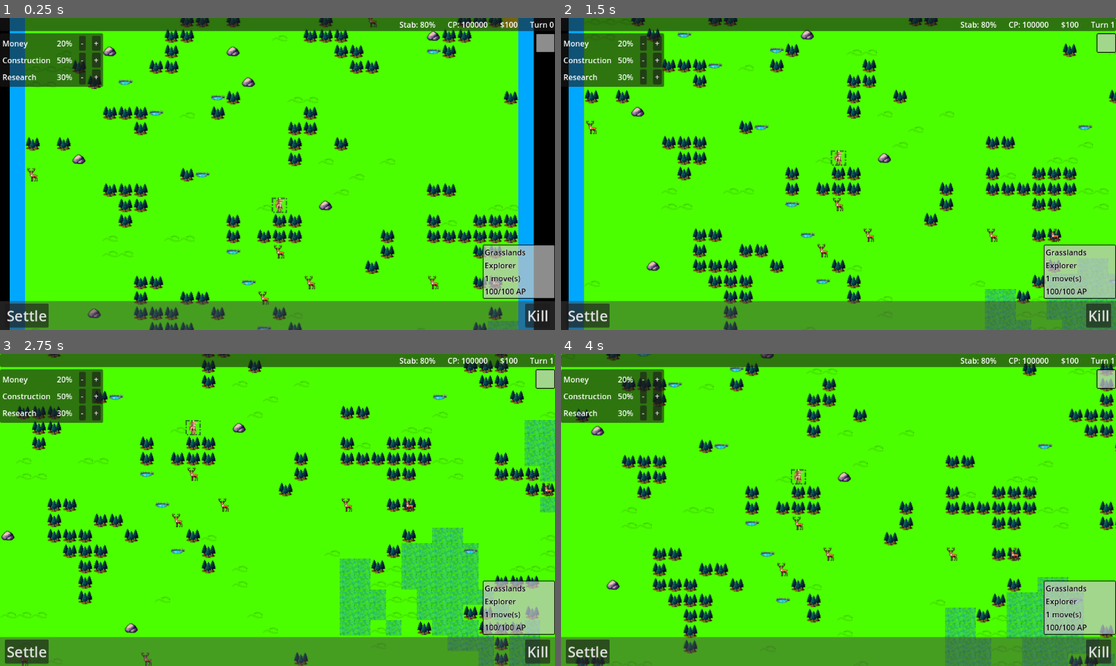
Above: before the commit, frames 1-4 (two rows, left to right).
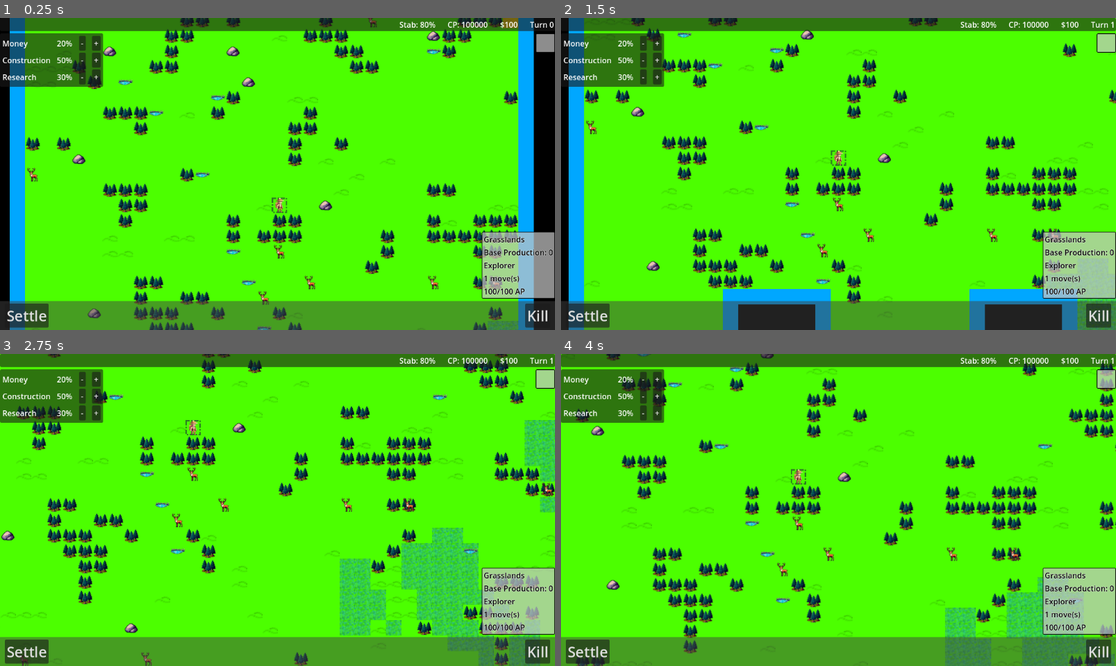
Above: after the commit, the same moments.

Repository: Griiimon/Tides-of-Industry
Game: Godot game, scene res://game.tscn
The game is run twice, just before and just after one commit, with the same random seed, the same clock (stepped at 60 frames per second) and the same inputs.
Inputs (mouse positions are in pixels of both pictures, inside the frame that each line leads up to):
- Up to frame 1 (0.25 s): no input
- Up to frame 2 (1.5 s): tap Enter (next_turn) at 0.5 s; move the mouse to (960, 158) at 0.52 s; hold Right (ui_right) 0.53-1.28 s; tap B (build_mode) at 0.6 s; click (960, 158) at 0.67 s; move the mouse to (727, 189) at 1.27 s; hold Down (ui_down) from 1.28 s (still down); tap Space (end_unit_turn) at 1.35 s; click (727, 189) at 1.42 s
- Up to frame 3 (2.75 s): move the mouse to (333, 441) at 2.02 s; release Down (ui_down) at 2.03 s; hold Right (ui_right) from 2.03 s (still down); tap Enter (next_turn) at 2.1 s; click (333, 441) at 2.17 s
- Up to frame 4 (4 s): move the mouse to (810, 572) at 2.77 s; release Right (ui_right) at 2.78 s; hold Up (ui_up) 2.78-3.53 s; tap Page Up (zoom_in) at 2.85 s; click (810, 572) at 2.92 s; move the mouse to (1005, 556) at 3.52 s; hold Left (ui_left) from 3.53 s (still down); tap Page Down (zoom_out) at 3.6 s; click (1005, 556) at 3.67 s

The runs differ from the first frame. In frame 1, 1.1% of the frame differs, in the area x 86-100%, y 68-90%; in frame 2, 6.2%, in the area x 29-100%, y 34-100%; in frame 3, 1.1%; in frame 4, 1.1%.

Commit message:
updates

Diff:
--- a/core/game states/upgrade_state.gd
+++ b/core/game states/upgrade_state.gd
@@ -12,13 +12,19 @@
 					var world: World= state_machine.world
 					var mouse_tile: Vector2i= world.get_mouse_tile()
 					if not world.has_building(mouse_tile): return
+
 					var building: Building= world.get_building(mouse_tile)
 					var tier: int= world.get_building_level(mouse_tile)
 					if not building.can_upgrade_from(tier): return
+
 					var empire_state: EmpireState= GameData.get_empire_state()
+					if not empire_state.is_building_unlocked(BuildingTier.new(building, tier + 1)):
+						return
+
 					var upgrade_cost: int= building.get_upgrade_cost(tier)
 					if not empire_state.has_construction_points(upgrade_cost):
 						return
+
 					empire_state.spend_construction_points(upgrade_cost)
 					world.upgrade_building(mouse_tile)
 				#MOUSE_BUTTON_RIGHT:
--- a/core/global/signal_manager.gd
+++ b/core/global/signal_manager.gd
@@ -10,6 +10,7 @@
 signal production_yields_updated(yields: ProductionYields)
 
 signal start_research(technology: Technology)
+signal technology_researched(technology: Technology)
 signal no_research_selected
 
 signal player_unit_selected(unit: UnitInstance)
@@ -20,3 +21,5 @@
 signal building_constructed(tile: Vector2i)
 signal building_upgraded(tile: Vector2i)
 signal display_building_log(building_log: BuildingLog)
+
+signal world_ticked
--- /dev/null
+++ b/core/resources/empire/building_tier.gd
@@ -0,0 +1,16 @@
+class_name BuildingTier
+extends Resource
+
+@export var building: Building
+@export var tier: int
+
+
+
+func _init(_building: Building= null, _tier: int= 0) -> void:
+	building= _building
+	tier= _tier
+
+
+func is_at_least(building_tier: BuildingTier)-> bool:
+	if building != building_tier.building: return false
+	return tier >= building_tier.tier
--- /dev/null
+++ b/core/resources/empire/building_tier_collection.gd
@@ -0,0 +1,4 @@
+class_name BuildingTierCollection
+extends Resource
+
+@export var building_tiers: Array[BuildingTier]
--- a/core/resources/empire/empire.gd
+++ b/core/resources/empire/empire.gd
@@ -26,7 +26,7 @@
 		state.research_progress+= yields.calculate(ProductionYields.Type.RESEARCH, total_production)
 
 		if state.research_progress >= state.current_research.get_research_cost():
-			state.research_finished()
+			state.research_finished(state.current_research)
 			state.current_research= null
 	else:
 		SignalManager.no_research_selected.emit()
--- a/core/resources/empire/empire_state.gd
+++ b/core/resources/empire/empire_state.gd
@@ -10,6 +10,7 @@
 @export_storage var current_research: TechnologyLevel
 @export_storage var research_progress: float
 @export_storage var unlocked_technologies: Array[TechnologyLevel]
+@export_storage var unlocked_buildings: Array[BuildingTier]
 
 @export_storage var active_modifiers: Array[ActiveEmpireModifierEffect]
 
@@ -22,12 +23,40 @@
 	return false
 
 
-func research_finished():
+func start_research(technology: Technology):
+	current_research= TechnologyLevel.new(technology, get_technology_level(technology) + 1)
+	SignalManager.start_research.emit(technology)
+
+
+func research_finished(research: TechnologyLevel):
+	var has_technology: bool= false
 	for unlocked in unlocked_technologies:
-		if unlocked.technology == current_research.technology:
+		if unlocked.technology == research.technology:
 			unlocked.level+= 1
-			return
-	unlocked_technologies.append(current_research)
+			has_technology= true
+			break
+
+	if not has_technology:
+		unlocked_technologies.append(research.duplicate())
+
+
+	for unlocked in research.technology.unlocks_buildings[research.level].building_tiers:
+		unlock_building(unlocked)
+
+	for modifier_collection in research.technology.passive_modifiers:
+		add_modifiers(modifier_collection)
+
+	unlocked_technologies.append(research)
+	SignalManager.technology_researched.emit(research)
+
+
+func add_modifier(modifier: BaseEmpireModifierEffect):
+	active_modifiers.append(modifier)
+
+
+func add_modifiers(collection: EmpireModifierEffectCollection):
+	for modifier in collection.effects:
+		add_modifier(modifier)
 
 
 func apply_modifiers(type: BaseEmpireModifierEffect.Type, base_value: int)-> int:
@@ -45,9 +74,40 @@
 	construction_points-= cost
 
 
+func unlock_building(building_tier: BuildingTier):
+	for unlocked in unlocked_buildings:
+		if unlocked.building == building_tier.building:
+			unlocked.tier= max(unlocked.tier, building_tier.tier)
+			return
+	unlocked_buildings.append(building_tier)
+
+
 func can_afford(cost: int)-> bool:
 	return money >= cost
 
 
 func has_construction_points(cost: int)-> bool:
 	return construction_points >= cost
+
+
+func is_building_unlocked(building_tier: BuildingTier)-> bool:
+	for unlocked in unlocked_buildings:
+		if unlocked.is_at_least(building_tier):
+			return true
+	return false
+
+
+func get_technology_level(technology: Technology)-> int:
+	for tech_level in unlocked_technologies:
+		if tech_level.technology == technology:
+			return tech_level.level
+	return 0
+
+
+func get_research_cost()-> int:
+	return current_research.technology.costs[current_research.level]
+
+
+func get_research_progress_ratio()-> float:
+	if not current_research: return 0.0
+	return float(research_progress) / get_research_cost()
--- a/core/resources/empire/technology.gd
+++ b/core/resources/empire/technology.gd
@@ -5,6 +5,7 @@
 @export var required_tech: TechnologyLevel
 
 @export var passive_modifiers: Array[EmpireModifierEffectCollection]
+@export var unlocks_buildings: Array[BuildingTierCollection]
 @export var enables_political_views: Array[PoliticalView]
 
 @export var desc: String
--- a/core/resources/empire/technology_level.gd
+++ b/core/resources/empire/technology_level.gd
@@ -4,6 +4,11 @@
 @export var technology: Technology
 @export var level: int
 
+
+
+func _init(_technology: Technology= null, _level: int= 0):
+	technology= _technology
+	level= _level
 
 
 func is_at_least(tech_level: TechnologyLevel)-> bool:
--- a/core/ui/action_bar_panel_container.gd
+++ b/core/ui/action_bar_panel_container.gd
@@ -10,7 +10,13 @@
 
 @onready var build_button: Button = %"Build Button"
 @onready var research_button: Button = %"Research Button"
+@onready var research_progress_bar: ProgressBar = %"Research ProgressBar"
 
+
+
+func _ready() -> void:
+	SignalManager.start_research.connect(update_research_progress.unbind(1))
+	SignalManager.world_ticked.connect(update_research_progress)
 
 
 func untoggle_build_button():
@@ -19,6 +25,10 @@
 
 func untoggle_research_button():
 	research_button.button_pressed= false
+
+
+func update_research_progress():
+	research_progress_bar.value= GameData.get_empire_state().get_research_progress_ratio()
 
 
 func _on_build_button_toggled(toggled_on: bool) -> void:
--- a/core/ui/action_bar_panel_container.tscn
+++ b/core/ui/action_bar_panel_container.tscn
@@ -9,6 +9,9 @@
 content_margin_left = 3.0
 content_margin_right = 3.0
 bg_color = Color(0.769432, 0.769432, 0.769432, 1)
+
+[sub_resource type="StyleBoxFlat" id="StyleBoxFlat_pggos"]
+bg_color = Color(0.254902, 0.690196, 0.0862745, 1)
 
 [node name="Action Bar PanelContainer" type="PanelContainer"]
 anchors_preset = 12
@@ -61,6 +64,20 @@
 toggle_mode = true
 text = "Research"
 
+[node name="Research ProgressBar" type="ProgressBar" parent="MarginContainer/HBoxContainer/Research Button"]
+unique_name_in_owner = true
+layout_mode = 1
+anchors_preset = 12
+anchor_top = 1.0
+anchor_right = 1.0
+anchor_bottom = 1.0
+offset_top = -4.0
+grow_horizontal = 2
+grow_vertical = 0
+theme_override_styles/fill = SubResource("StyleBoxFlat_pggos")
+max_value = 1.0
+show_percentage = false
+
 [node name="Factions Button" type="Button" parent="MarginContainer/HBoxContainer"]
 layout_mode = 2
 theme_override_font_sizes/font_size = 30
--- a/core/ui/building_list_panel_container.gd
+++ b/core/ui/building_list_panel_container.gd
@@ -8,6 +8,9 @@
 
 
 func _ready() -> void:
+	# TODO unbind correct use?
+	SignalManager.technology_researched.connect(populate.unbind(1))
+
 	populate()
 
 
@@ -22,7 +25,8 @@
 
 		for tier in 3:
 			if tier < building.get_max_level():
-				UIUtils.add_button(content, str("Tier ", tier + 1), on_build.bind(building, tier))
+				var button: Button= UIUtils.add_button(content, str("Tier ", tier + 1), on_build.bind(building, tier))
+				button.disabled= not GameData.get_empire_state().is_building_unlocked(BuildingTier.new(building, tier))
 			else:
 				UIUtils.add_empty(content)
 
--- a/core/ui/research_popup.gd
+++ b/core/ui/research_popup.gd
@@ -23,8 +23,12 @@
 			unavailable_techs.append(technology)
 			continue
 
-		UIUtils.add_label(content_container, get_tech_label(technology, empire_state))
-		UIUtils.add_button(content_container, "Research", on_research_pressed, [ technology ])
+		var label: Label= UIUtils.add_label(content_container, get_tech_label(technology, empire_state))
+		if empire_state.current_research and empire_state.current_research.technology == technology:
+			label.add_theme_color_override("font_color", Color.GREEN)
+			UIUtils.add_button(content_container, "Researching").disabled= true
+		else:
+			UIUtils.add_button(content_container, "Research", on_research_pressed, [ technology ])
 
 	for technology in unavailable_techs:
 		UIUtils.add_label(content_container, get_tech_label(technology, empire_state)).modulate= Color.INDIAN_RED
@@ -32,7 +36,8 @@
 
 
 func on_research_pressed(technology: Technology):
-	SignalManager.start_research.emit(technology)
+	GameData.get_empire_state().start_research(technology)
+	request_close.emit()
 
 
 func get_tech_label(technology: Technology, empire_state: EmpireState)-> String:
--- a/core/ui/tile_info_panel_container.gd
+++ b/core/ui/tile_info_panel_container.gd
@@ -4,13 +4,15 @@
 @onready var building_label: Label = %"Building Label"
 @onready var terrain_label: Label = %"Terrain Label"
 @onready var feature_label: Label = %"Feature Label"
+@onready var raw_material_label: Label = %"Raw Material Label"
+@onready var production_label: Label = %"Production Label"
 @onready var unit_label: Label = %"Unit Label"
 @onready var unit_moves_label: Label = %"Unit Moves Label"
 @onready var unit_ap_label: Label = %"Unit AP Label"
 
 
 
-func update(building: Building, terrain: Terrain, feature: TerrainFeature, unit: UnitInstance):
+func update(building: Building, terrain: Terrain, feature: TerrainFeature, raw_material: RawMaterial, total_production: int, unit: UnitInstance):
 	if building:
 		building_label.text= building.get_display_name()
 		building_label.show()
@@ -28,6 +30,14 @@
 	else:
 		feature_label.hide()
 
+	if raw_material:
+		raw_material_label.text= raw_material.get_display_name()
+		raw_material_label.show()
+	else:
+		raw_material_label.hide()
+
+	production_label.text= str("Base Production: ", total_production)
+
 	if unit:
 		unit_label.text= unit.type.get_display_name()
 		unit_moves_label.text= str(unit.moves_left, " move(s)")
--- a/core/ui/tile_info_panel_container.tscn
+++ b/core/ui/tile_info_panel_container.tscn
@@ -62,6 +62,17 @@
 layout_mode = 2
 label_settings = SubResource("LabelSettings_aevw6")
 
+[node name="Raw Material Label" type="Label" parent="MarginContainer/VBoxContainer"]
+unique_name_in_owner = true
+visible = false
+layout_mode = 2
+label_settings = SubResource("LabelSettings_aevw6")
+
+[node name="Production Label" type="Label" parent="MarginContainer/VBoxContainer"]
+unique_name_in_owner = true
+layout_mode = 2
+label_settings = SubResource("LabelSettings_aevw6")
+
 [node name="Unit Label" type="Label" parent="MarginContainer/VBoxContainer"]
 unique_name_in_owner = true
 visible = false
--- a/core/ui/ui.gd
+++ b/core/ui/ui.gd
@@ -59,7 +59,9 @@
 
 
 func show_tile_info(tile: Vector2i):
-	tile_info_container.update(world.get_building(tile), world.get_terrain(tile), world.get_feature(tile), world.get_unit(tile))
+	tile_info_container.update(world.get_building(tile), world.get_terrain(tile), world.get_feature(tile),\
+			world.get_raw_material(tile), world.get_tile_base_production(tile), world.get_unit(tile))
+
 	if FLOATING_TILE_INFO_CONTAINER:
 		tile_info_container.position= get_viewport().get_mouse_position() + Vector2(20, 20)
 	tile_info_container.show()
--- a/core/world/world.gd
+++ b/core/world/world.gd
@@ -52,7 +52,7 @@
 
 	clear_tilemaps()
 	#generate_chunk(Vector2i.ZERO)
-	generate_radius(Vector2i.ZERO, initial_radius)
+	generate_radius(Vector2i.ZERO, initial_radius, false)
 
 
 func tick():
@@ -65,8 +65,10 @@
 	for unit in all_units:
 		unit.reset_moves()
 
-
-func generate_chunk(chunk_coords: Vector2i):
+	SignalManager.world_ticked.emit()
+
+
+func generate_chunk(chunk_coords: Vector2i, non_blocking: bool= true):
 	var coast_id: int= GameData.terrains.find(coast_terrain)
 	var sea_id: int= GameData.terrains.find(sea_terrain)
 	var world_offset: Vector2i= chunk_coords * chunk_size
@@ -97,6 +99,8 @@
 						if id == -1 or id == sea_id:
 							tile_map_terrain_ids.set_cell(neighbor_coords, coast_id, Vector2i.ZERO)
 							tile_map_terrain.set_cells_terrain_connect([neighbor_coords], 0, terrain_index_lookup[coast_terrain], false)
+		if non_blocking:
+			await get_tree().process_frame
 
 	#if has_chunk(chunk_coords + Vector2i.DOWN):
 		#for x in chunk_size:
@@ -120,20 +124,22 @@
 				tile_map_resources.set_cell(world_coords, 0, raw_material.atlas_coords)
 				tile_map_resources_discovered.set_cell(world_coords, 0, Vector2i.ZERO)
 
+		if non_blocking:
+			await get_tree().process_frame
 
 	generated_chunks.append(chunk_coords)
 
 
-func generate_rect(rect: Rect2i):
+func generate_rect(rect: Rect2i, non_blocking: bool= true):
 	for x in range(rect.position.x, rect.position.x + rect.size.x, chunk_size):
 		for y in range(rect.position.y, rect.position.y + rect.size.y, chunk_size):
 			var chunk_coords: Vector2i= get_chunk_coords(Vector2i(x, y))
 			if not has_chunk(chunk_coords):
-				generate_chunk(chunk_coords)
-
-
-func generate_radius(center: Vector2i, radius: int):
-	generate_rect(Rect2i(center - Vector2i.ONE * radius, center + Vector2i.ONE * radius * 2))
+				generate_chunk(chunk_coords, non_blocking)
+
+
+func generate_radius(center: Vector2i, radius: int, non_blocking: bool= true):
+	generate_rect(Rect2i(center - Vector2i.ONE * radius, center + Vector2i.ONE * radius * 2), non_blocking)
 
 
 func spawn_building(building: Building, tier: int, tile: Vector2i):
@@ -389,6 +395,18 @@
 	return GameData.raw_material_atlas_lookup[tile_map_resources.get_cell_atlas_coords(tile)]
 
 
+func get_tile_base_production(tile: Vector2i)-> int:
+	var terrain: Terrain= get_terrain(tile)
+	if not terrain: return 0
+	var result: int= get_terrain(tile).base_production
+	var feature: TerrainFeature= get_feature(tile)
+	if feature:
+		result+= feature.base_production
+	var raw_material: RawMaterial= get_raw_material(tile)
+	if raw_material:
+		result+= raw_material.base_production
+	return result
+
 func is_tile_occupied(tile: Vector2i)-> bool:
 	return tile_map_units.get_cell_source_id(tile) > -1
 
Not shown, changed: TODO.txt
Not shown: 1 places in core/ui/action_bar_panel_container.tscn that only renumber resources
